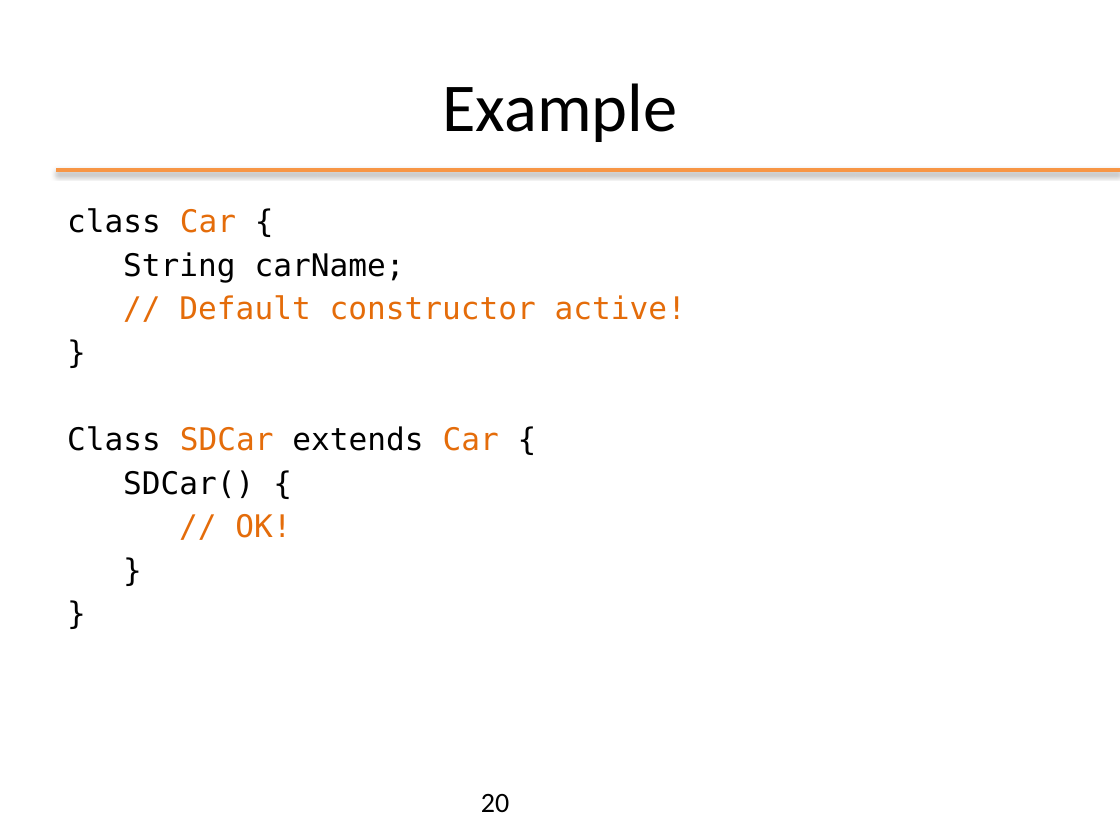
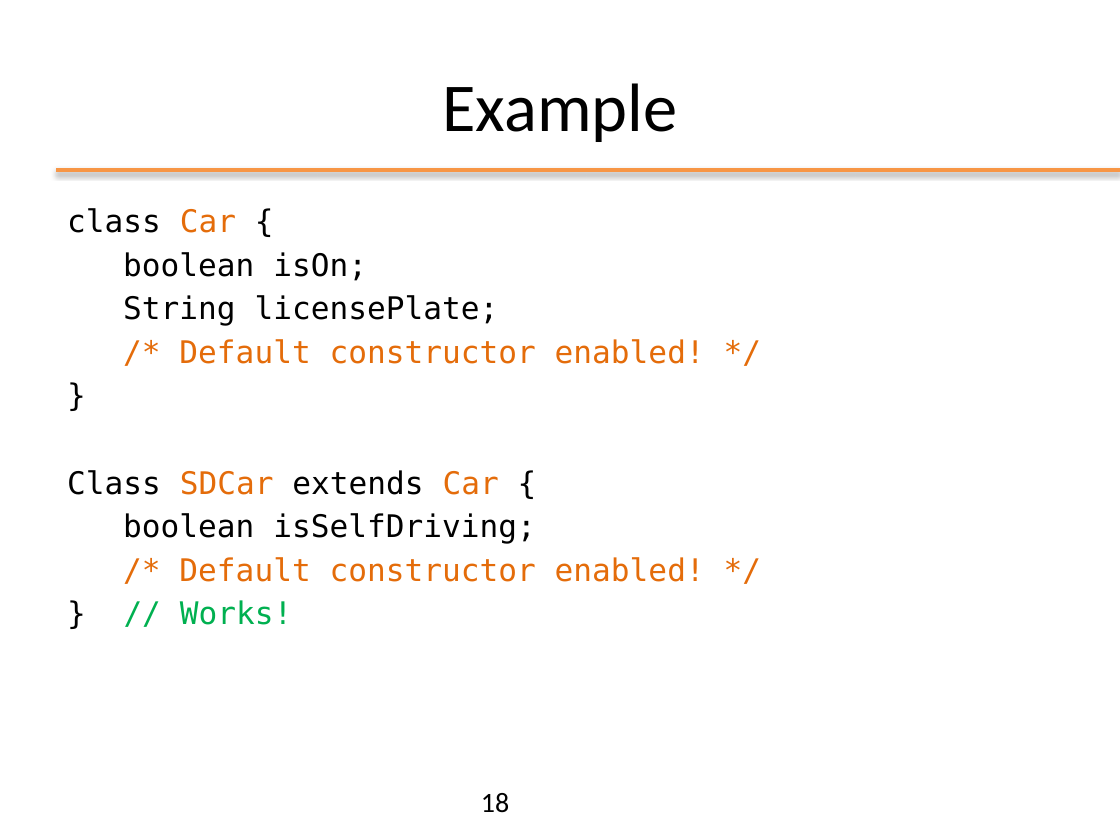
Before and after one commit to matt498/ooprogramming, a slide deck: slide 18 of slides/ppt/03_OOP_Inheritance.pptx (slide 20 before the commit). Drawn at 1120x840 pixels with LibreOffice and Linux fonts; fonts in the diff are those of the drawing; background and template pictures are left out. Boxes give left, top, right and bottom in pixels: in the first picture for what was removed or moved away, otherwise in the second. Text is boxed around its words. In the diff, an @@ line names an element or a change of style, - is before the commit and + after.

```diff
--- a/slides/ppt/03_OOP_Inheritance.pptx
+++ b/slides/ppt/03_OOP_Inheritance.pptx
@@ text at [123,252,705,364]: text changed; text colour #E46C0A to #000000 @@
-String carName;
-// Default constructor active!
+boolean isOn;
+String licensePlate;
+/* Default constructor enabled! */
@@ text at [123,513,705,625]: text changed; text colour #000000 to #E46C0A @@
-SDCar() {
-// OK!
-}
-}
+boolean isSelfDriving;
+/* Default constructor enabled! */
+} // Works!
@@ page number at [481,793,509,813]: text changed @@
-20
+18
```
Also in this commit, not shown: 25 other slides changed, 1 slide added, 1 slide removed, 6 other files.
